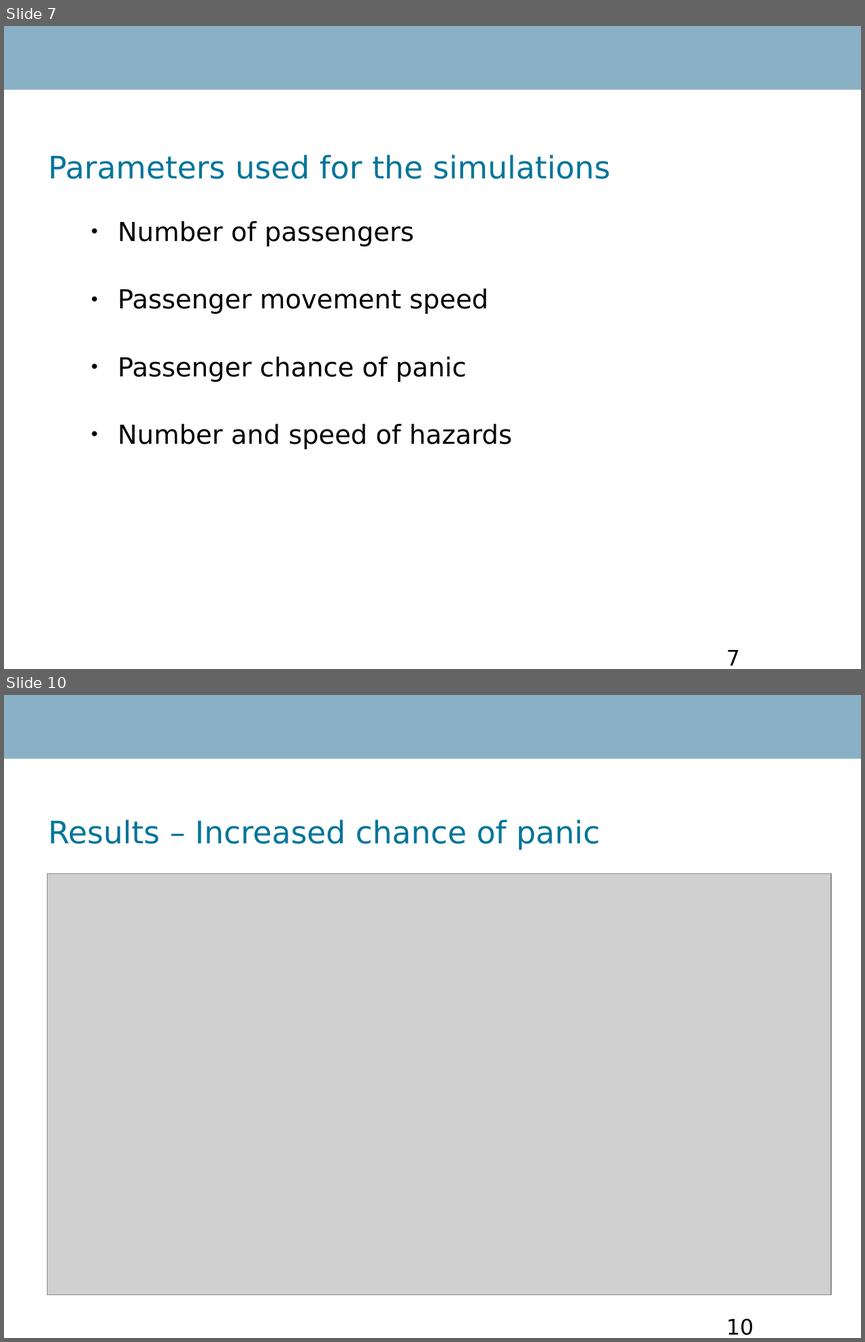
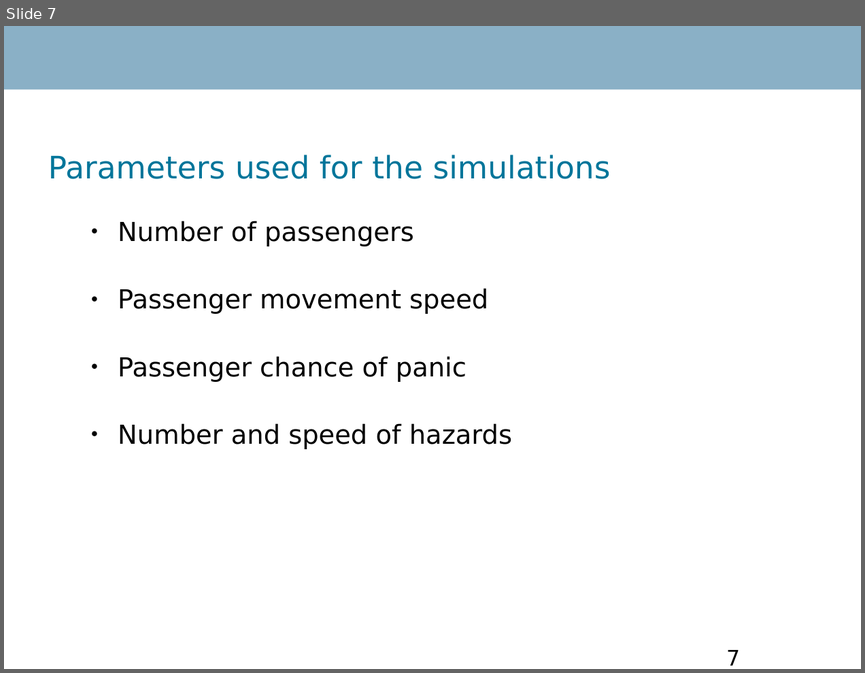
Before and after one commit to Danidude/Master-Thesis, a slide deck: Report/IKT 590 Master Thesis.odp. Shown one above the other, each under a label of ours: slides 7 and 10 before the commit, slide 7 after it; the slides between them are not shown. The pictures are 865x1342 and 865x673 pixels, drawn with LibreOffice and Linux fonts; fonts in the diff are those of the drawing; grey boxes stand for pictures; background and template pictures are left out. Boxes give left, top, right and bottom in pixels: in the first picture for what was removed or moved away, otherwise in the second. Text is boxed around its words. In the diff, an @@ line names an element or a change of style, - is before the commit and + after.

```diff
--- a/Report/IKT 590 Master Thesis.odp
+++ b/Report/IKT 590 Master Thesis.odp
@@ slide 10 removed at (4, 695, 861, 1338), background #FFFFFF; not listed: 1 template element that a slide beside it also shows @@
@@ title removed at (48, 819, 600, 850) @@
-Results – Increased chance of panic
@@ picture removed at (48, 873, 831, 1294) @@
@@ page number removed at (726, 1318, 753, 1335) @@
-10
```
Also in this commit, not shown: 4 slides changed, 1 slide added.
